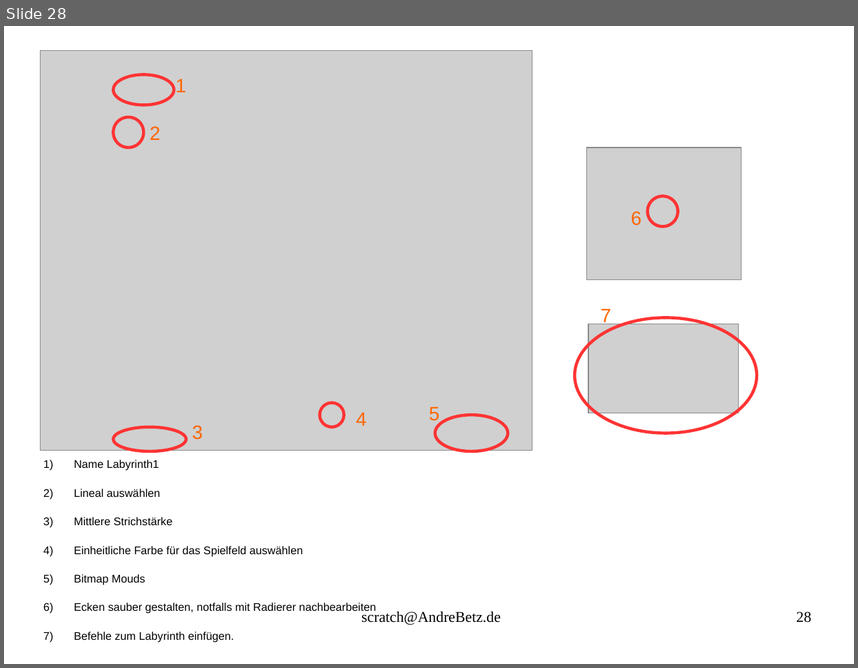
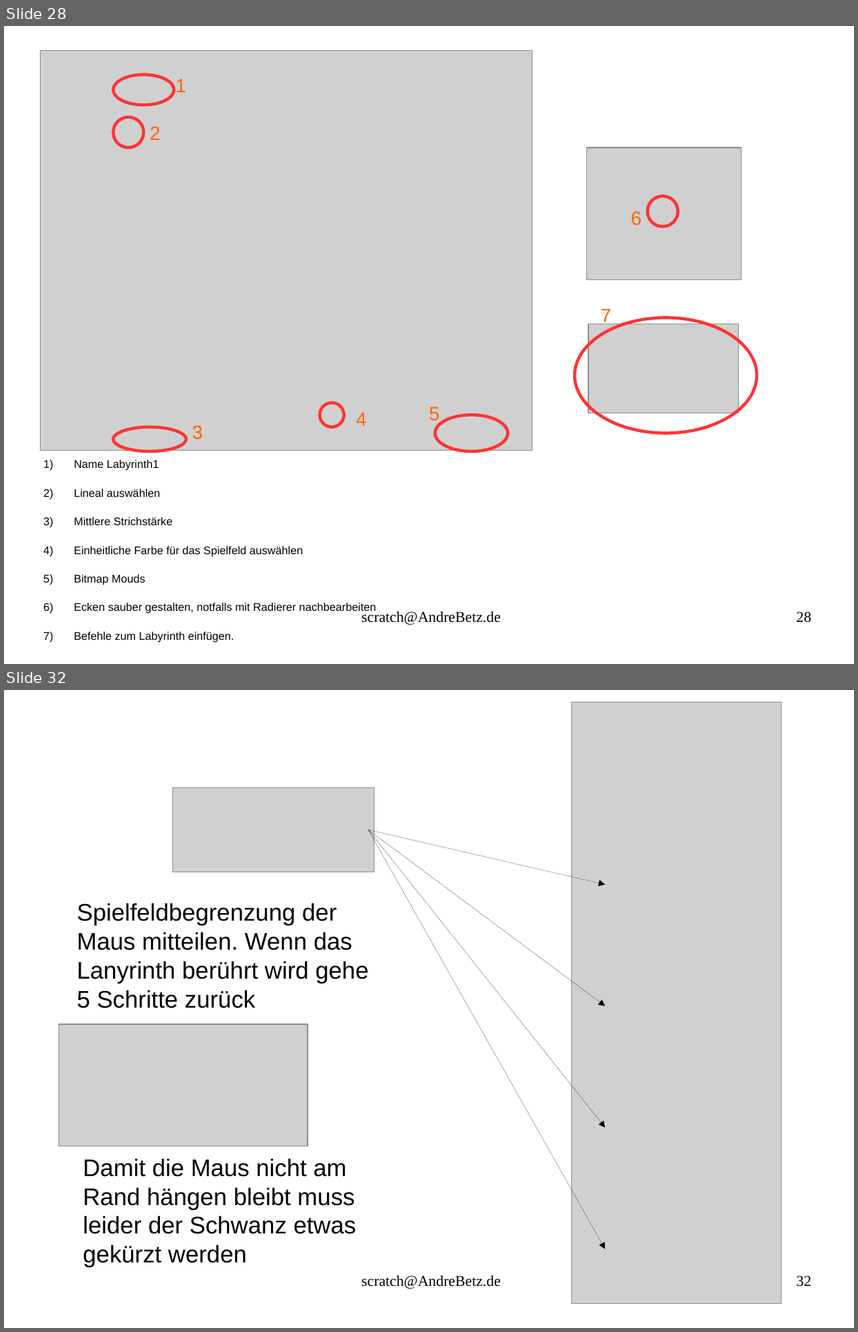
Before and after one commit to sky4walk/documents, a slide deck: ProgrammierkursScratchSpiel.odp. Shown one above the other, each under a label of ours: slide 28 before the commit, slides 28 and 32 after it; the slides between them are not shown. The pictures are 858x668 and 858x1332 pixels, drawn with LibreOffice and Linux fonts; fonts in the diff are those of the drawing; grey boxes stand for pictures. Boxes give left, top, right and bottom in pixels: in the first picture for what was removed or moved away, otherwise in the second. Text is boxed around its words. In the diff, an @@ line names an element or a change of style, - is before the commit and + after.

Commit message:
spielfeld hinzugefuegt

```diff
--- a/ProgrammierkursScratchSpiel.odp
+++ b/ProgrammierkursScratchSpiel.odp
@@ slide 32 added at [4,690,854,1328], background #FFFFFF @@
@@ picture added at [572,702,782,1303] @@
@@ picture added at [173,788,375,872] @@
@@ arrow added from (368, 829) to (606, 885), #000000 0 pt @@
@@ arrow added from (368, 829) to (606, 1005), #000000 0 pt @@
@@ arrow added from (368, 829) to (606, 1127), #000000 0 pt @@
@@ arrow added from (368, 829) to (606, 1248), #000000 0 pt @@
@@ text added at [77,903,368,1008], 22.4 pt, text #000000 @@
+Spielfeldbegrenzung der Maus mitteilen. Wenn das Lanyrinth berührt wird gehe 5 Schritte zurück
@@ picture added at [59,1024,308,1146] @@
@@ text added at [83,1158,357,1267], 22.4 pt, text #000000 @@
+Damit die Maus nicht am Rand hängen bleibt muss leider der Schwanz etwas gekürzt werden
@@ text added at [361,1275,501,1288], 14 pt, text #000000 @@
+scratch@AndreBetz.de
@@ page number added at [796,1275,811,1286], 14 pt, text #000000 @@
+32
```
Also in this commit, not shown: 3 other slides added, 2 other files.
